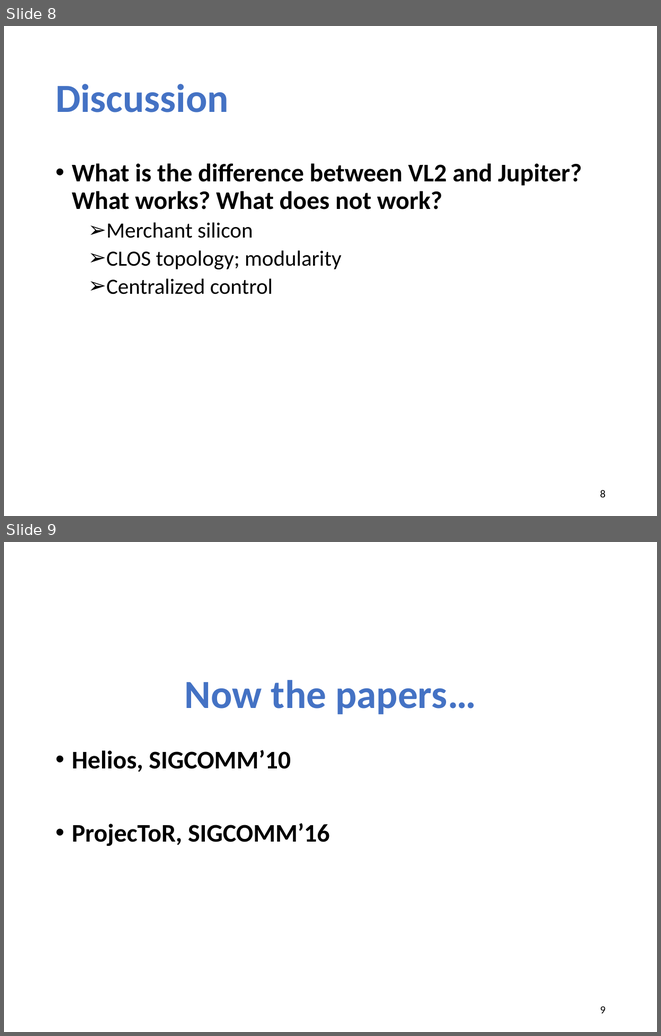
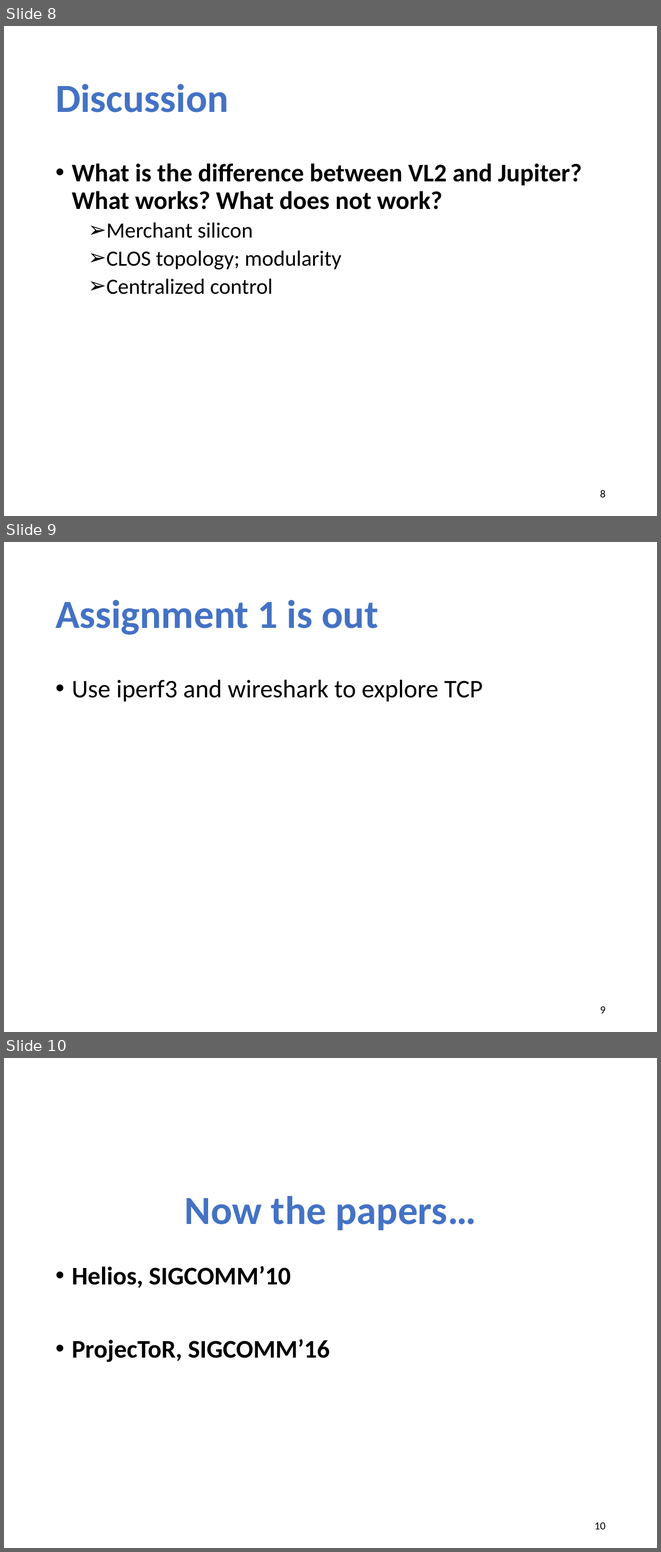
Before and after one commit to xinjin/course-adv-net, a slide deck: slides/lec06_datacenter.pptx. Shown one above the other, each under a label of ours: slides 8 and 9 before the commit, slides 8, 9 and 10 after it. The pictures are 661x1036 and 661x1552 pixels, drawn with LibreOffice and Linux fonts; fonts in the diff are those of the drawing. Boxes give left, top, right and bottom in pixels: in the first picture for what was removed or moved away, otherwise in the second. Text is boxed around its words. In the diff, an @@ line names an element or a change of style, - is before the commit and + after.

```diff
--- a/slides/lec06_datacenter.pptx
+++ b/slides/lec06_datacenter.pptx
@@ slide 9 added at (x1=4, y1=542, x2=657, y2=1032), background #FFFFFF @@
@@ title added at (x1=55, y1=600, x2=378, y2=635), 44 pt, text #4472C4, bold @@
+Assignment 1 is out
@@ text added at (x1=72, y1=679, x2=483, y2=702), 28 pt, text #000000 @@
+• Use iperf3 and wireshark to explore TCP
@@ page number added at (x1=600, y1=1006, x2=606, y2=1013), 12 pt, text #000000 @@
+9
@@ what was slide 9 is now slide 10 @@
@@ page number at (x1=594, y1=1522, x2=606, y2=1529): text changed @@
-9
+10
```
Also in this commit, not shown: 3 slides changed, 1 other file.
